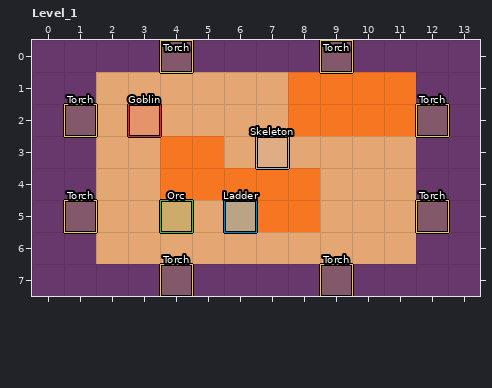
A LDtk project gets an edit: Levels/Levels.ldtk. The first picture shows the starting point.
Cells are 16x16 px. Shown: Level_1 x 0..13, y 0..7. The commit also changed other parts of the map, which this record leaves out.
Once edited:
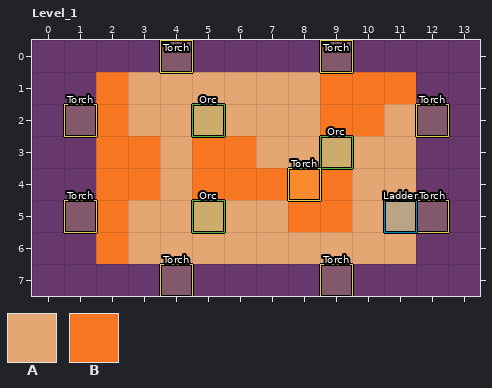
Key: from "Terrain": A 1 "Floor", B 4 "Lava".
_ is an empty cell.
Objects are placed by their top-left corner, in cells (3,4 is the top-left corner of cell 3,4); size is 1x1 cell unless given.
Tiles replaced or removed in this view: A, B.
From old to new:
Changed rows in their new state; . is an unchanged cell.
Layer "Terrain":
first column x 2:
1 B.....A...
2 B.....A..A
3 BBA.B.....
4 BBA....B..
5 B....A.B..
6 B.........
Layer "Objects":
added: "Orc" rectangle at 5,5
added: "Orc" rectangle at 5,2
added: "Ladder" rectangle at 11,5
added: "Orc" rectangle at 9,3
added: "Torch" rectangle at 8,4
removed: "Orc" rectangle at 4,5
removed: "Ladder" rectangle at 6,5
removed: "Goblin" rectangle at 3,2
removed: "Skeleton" rectangle at 7,3
